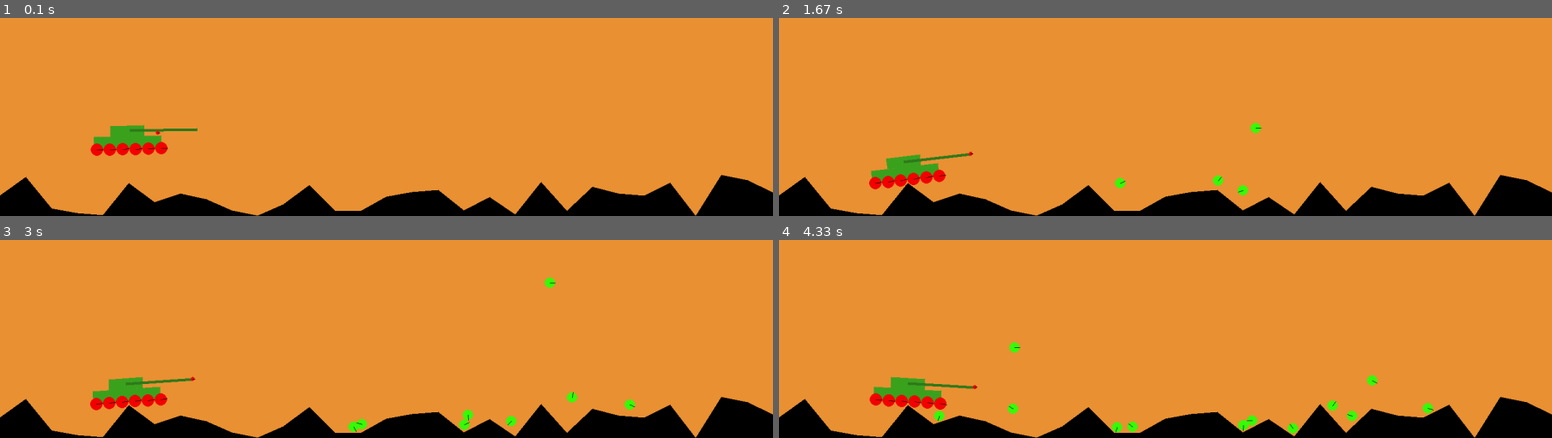
Above: before the commit, frames 1-4 (two rows, left to right).
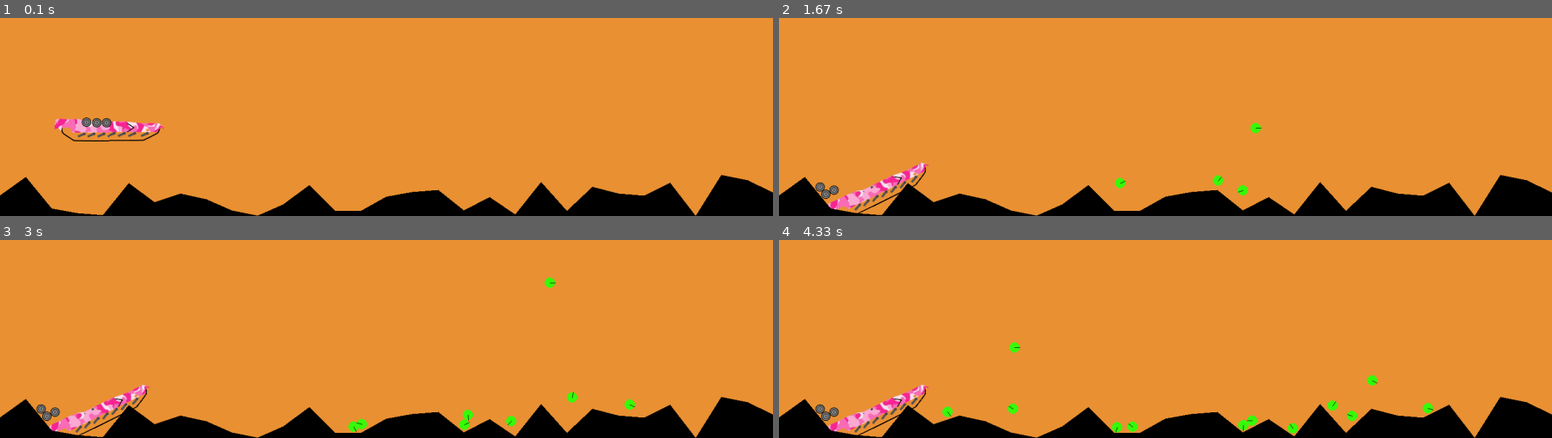
Above: after the commit, the same moments.

Repository: semboko/pygame-sandbox
Game: pygame game, started from main.py
Two runs of this game, one before a commit and one after it. Both use one fixed random seed, a clock stepped at 60 frames per second and the inputs below.
Inputs (mouse positions are in pixels of both pictures, inside the frame that each line leads up to):
- Up to frame 1 (0.1 s): no input
- Up to frame 2 (1.67 s): click (1165, 87) at 0.38 s; click (1165, 103) at 0.72 s; click (1242, 144) at 1.05 s; click (1258, 109) at 1.38 s
- Up to frame 3 (3 s): click (347, 376) at 1.72 s; click (587, 348) at 2.05 s; click (657, 376) at 2.38 s; click (548, 263) at 2.72 s
- Up to frame 4 (4.33 s): click (1335, 245) at 3.05 s; click (995, 263) at 3.38 s; click (933, 404) at 3.72 s; click (1010, 329) at 4.05 s

The runs differ from the first frame. In frame 1, 1.9% of the frame differs, in the area x 7-26%, y 50-70%; in frame 2, 1.9%; in frame 3, 1.9%; in frame 4, 2.1%, in the area x 4-26%, y 68-99%.

Commit message:
Added assets for wheels and wheel holder

Diff:
--- a/scenes/components/tank.py
+++ b/scenes/components/tank.py
@@ -2,7 +2,8 @@
 
 import pygame
 import pymunk
-from math import cos, sin
+from pymunk.vec2d import Vec2d
+from math import cos, sin, degrees
 from pygame import draw
 from pygame.surface import Surface
 from pymunk import Body, GearJoint, PivotJoint, Poly, Shape, ShapeFilter, SimpleMotor, Space, DampedRotarySpring, RatchetJoint, RotaryLimitJoint
@@ -13,48 +14,102 @@
 from scenes.utils import convert
 
 
+TANK_WIDTH = 250
+TANK_HEIGHT = 74
+WHEEL_R = 9
+
+
+class TankBase:
+    def __init__(self, tank_x: int, tank_y: int, cf: ShapeFilter, space: Space):
+        self.collision_filter = cf
+        self.width = 213
+        self.height = 44
+
+        delta_x, delta_y = -18.5, -15
+
+        self.body = Body()
+        self.body.position = tank_x + delta_x, tank_y + delta_y
+
+        raw_vertices = (
+            Vec2d(0, 30),
+            Vec2d(0, 50),
+            Vec2d(10, 51),
+            Vec2d(37, 72),
+            Vec2d(172, 72),
+            Vec2d(200, 58),
+            Vec2d(204, 40),
+            Vec2d(73, 36),
+            Vec2d(50, 30),
+            Vec2d(0, 30)
+        )
+        self.relative_verts = [
+            convert(v + (-self.width/2 + delta_x, -self.height/2 + delta_y), self.height) for v in raw_vertices
+        ]
+        self.shape = Poly(self.body, self.relative_verts)
+        self.shape.density = 1
+        space.add(self.body, self.shape)
+
+        self.image = pygame.image.load("./scenes/assets/body.png")
+        self.rect = self.image.get_rect()
+
+    def render(self, display: Surface):
+        h = display.get_height()
+        bb = self.shape.bb
+        self.rect.x, self.rect.y = convert((bb.left, bb.top), h)
+        image = pygame.transform.rotate(self.image, degrees(self.body.angle))
+        display.blit(image, self.rect)
+
+        # verts = [convert(self.body.local_to_world(v), h) for v in self.shape.get_vertices()]
+        # draw.polygon(display, (60, 163, 31), verts)
+
+
+class TankWheel:
+    def __init__(self, global_x: int, global_y: int, space: Space) -> None:
+        self.body = Body()
+        self.body.position = global_x, global_y
+
+        self.shape = pymunk.Circle(self.body, WHEEL_R)
+        self.shape.density = 1
+
+        space.add(self.body, self.shape)
+
+        self.image = pygame.image.load("./scenes/assets/wheel.png")
+        self.rect = self.image.get_rect()
+
+    def render(self, display: Surface) -> None:
+        h = display.get_height()
+        bb = self.shape.bb
+        self.rect.x, self.rect.y = convert((bb.left, bb.top), h)
+        image = pygame.transform.rotate(self.image, degrees(self.body.angle))
+        display.blit(image, self.rect)
+
+
 class Tank:
     wheel_holder: Rect
     collision_filter: ShapeFilter
-    wheels: List[Ball]
+    wheels: Sequence[TankWheel]
     motor: SimpleMotor
     turret_shape: Shape
 
-    def __init__(self, x, y, width, height, space: Space):
-        self.width = width
-        self.height = height
+    def __init__(self, x, y, space: Space):
         self.collision_filter = ShapeFilter(group=0b1)
+        self.space = space
 
-        self.add_wheel_holder(x, y - height // 4, width, height // 2, space)
-        self.add_wheels(x, y, width, height, space)
-        self.add_turret(width, height, space)
-        self.add_gun(x, y, width, height, space)
-        self.add_bullet()
-        self.add_motor(space)
+        self.tank_base = TankBase(x, y, self.collision_filter, space)
+        self.wheels = self.add_wheels(x, y)
+        # self.add_turret(width, height, space)
+        # self.add_gun(x, y, width, height, space)
+        # self.add_bullet()
+        # self.add_motor(space)
 
-    def add_wheel_holder(self, x, y, width: int, height: int, space: Space):
-        self.wheel_holder = Rect(x, y, width, height, space, color=(60, 163, 31))
-        self.wheel_holder.body.mass = 10000
-        self.wheel_holder.shape.filter = self.collision_filter
-
-    def add_wheels(self, x: int, y: int, body_width: int, body_height: int, space: Space):
-        wheel_diameter = body_height // 2
-        wheels_number = (body_width // wheel_diameter) + 1
-        wh_body = self.wheel_holder.body
-        self.wheels = []
-        wheel_x = x + body_width // 2
-        wheel_y = y - body_height // 2
-        for _ in range(wheels_number):
-            wheel = Ball(wheel_x, wheel_y, wheel_diameter // 2, space)
-            wheel.shape.density = 0.7
-            wheel.shape.filter = self.collision_filter
-            wheel.shape.friction = 1
-            wheel.shape.elasticity = 0.2
-            space.add(PivotJoint(wheel.body, wh_body, (0, 0), wh_body.world_to_local((wheel_x, wheel_y))))
-            if self.wheels:
-                space.add(GearJoint(wheel.body, self.wheels[-1].body, 0, 1))
-            self.wheels.append(wheel)
-            wheel_x -= wheel_diameter
+    def add_wheels(self, x: int, y: int) -> Sequence[TankWheel]:
+        wheel_coords = ((37, 55), (57, 55), (76, 55))
+        wheels = []
+        for coord in wheel_coords:
+            wheel_x = x - TANK_WIDTH/2 + coord[0] + WHEEL_R/2
+            wheel_y = y - TANK_HEIGHT//2 + coord[1]
+            wheels.append(TankWheel(wheel_x, wheel_y, self.space))
+        return wheels
 
     def add_motor(self, space: Space):
         self.motor = SimpleMotor(self.wheel_holder.body, self.wheels[-1].body, 0)
@@ -81,7 +136,7 @@
 
     def add_bullet(self):
         space = self.wheel_holder.body.space
-        width, height = self.width, self.height
+        width, height = TANK_WIDTH, TANK_HEIGHT
         x, y = self.wheel_holder.body.position
         self.bullet = Bullet(x, y + height//4, 4, space)
         self.bullet.shape.elasticity = .1
@@ -128,11 +183,6 @@
         self.update_gun_angle(keys)
 
     def render(self, display: Surface):
-        self.wheel_holder.render(display)
-        h = display.get_height()
-        turret_vert = [convert(self.turret_shape.body.local_to_world(v), h) for v in self.turret_shape.get_vertices()]
-        draw.polygon(display, (60, 163, 31), turret_vert)
-        self.gun.render(display)
-        self.bullet.render(display)
+        self.tank_base.render(display)
         for wheel in self.wheels:
             wheel.render(display)
--- a/scenes/tank.py
+++ b/scenes/tank.py
@@ -17,15 +17,15 @@
 
     def reset_scene(self):
         super().reset_scene()
-        self.tank = Tank(250, 160, 130, 50, self.space)
+        self.tank = Tank(250, 160, self.space)
         self.floor = RandomFloor(0, self.display.get_width(), 0, 80, 30, self.space)
         self.objects.extend((self.tank, self.floor))
 
     def update(self):
         super().update()
-        self.tank.update()
-        self.update_bullets()
-        self.update_balls()
+        # self.tank.update()
+        # self.update_bullets()
+        # self.update_balls()
 
     def update_bullets(self):
         for obj in self.objects:
Binary file added: scenes/assets/body.png
Binary file added: scenes/assets/wheel.png
